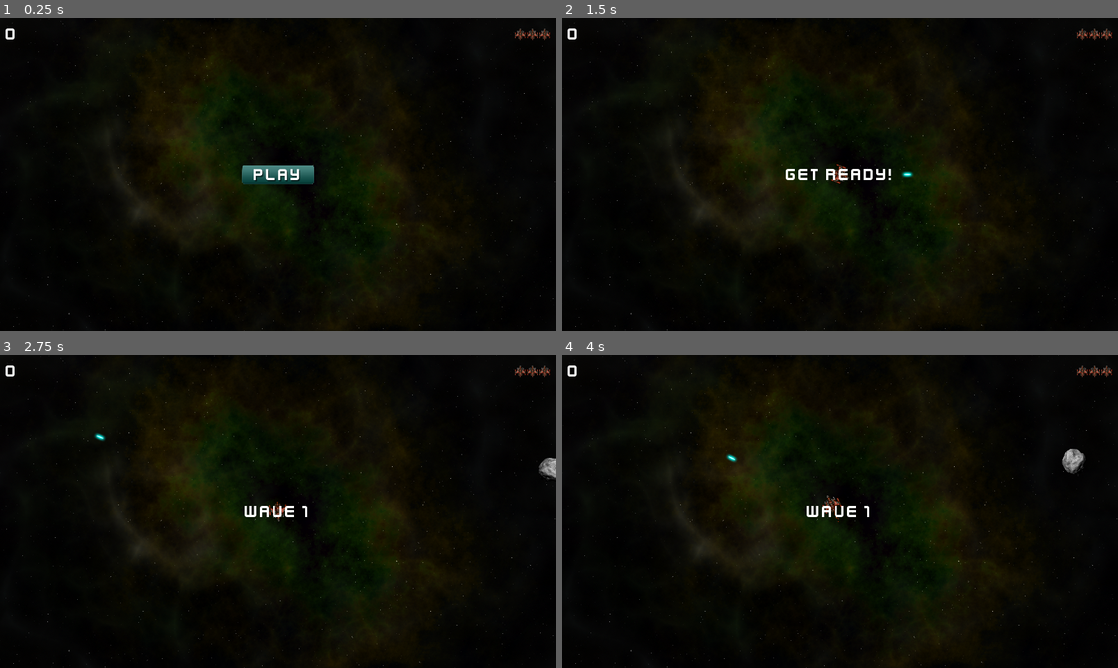
Above: before the commit, frames 1-4 (two rows, left to right).
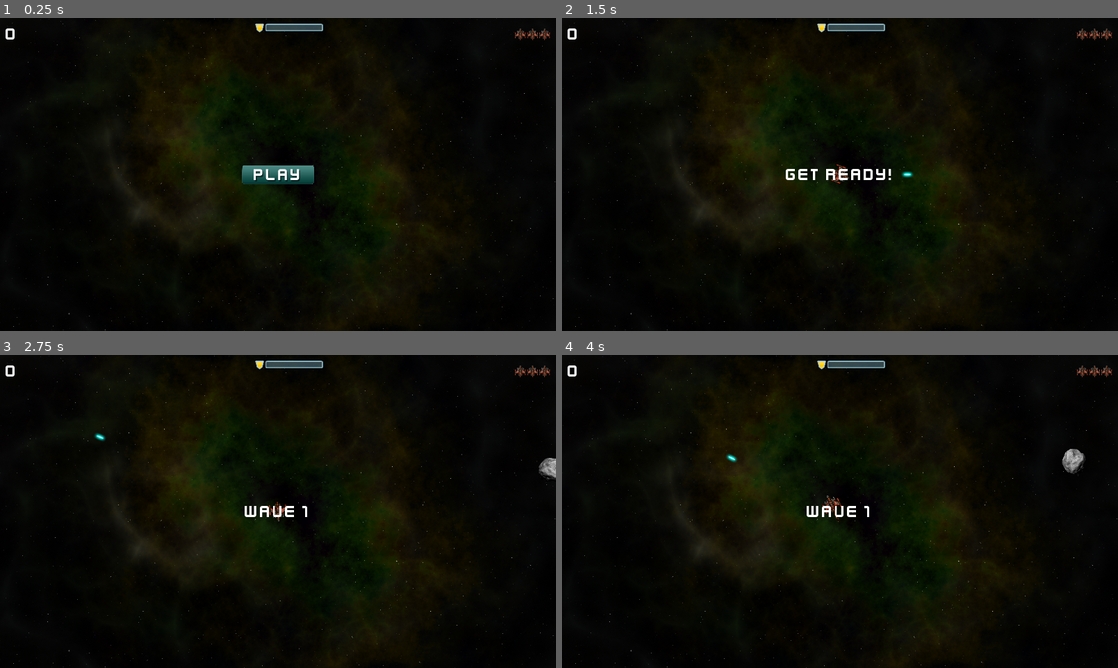
Above: after the commit, the same moments.

Repository: arch13b4ld/godot-game-engine-projects
Game: Godot game, scene res://data/Main.tscn
Two runs of this game, one before a commit and one after it. Both use one fixed random seed, a clock stepped at 60 frames per second and the inputs below.
Inputs (mouse positions are in pixels of both pictures, inside the frame that each line leads up to):
- Up to frame 1 (0.25 s): no input
- Up to frame 2 (1.5 s): click (840, 174) at 0.5 s; tap Enter at 1.25 s; hold Right (rotate_right) from 1.28 s (still down); hold Space (shoot) from 1.28 s (still down)
- Up to frame 3 (2.75 s): release Right (rotate_right) at 2.03 s; release Space (shoot) at 2.03 s; hold Left (rotate_left) from 2.03 s (still down); tap Space (shoot) at 2.1 s
- Up to frame 4 (4 s): release Left (rotate_left) at 2.78 s; hold Right (rotate_right) 2.78-3.53 s; hold Space (shoot) 2.78-3.53 s; hold W (thrust) from 3.53 s (still down); tap Space (shoot) at 3.6 s

The runs differ from the first frame. In frame 1, 0.3% of the frame differs, in the area x 45-59%, y 1-5%; in frame 2, 0.3%; in frame 3, 0.3%; in frame 4, 0.3%.

Commit message:
Added shield graphics to HUD scene

Diff:
--- a/04-space-rocks/data/Main.tscn
+++ b/04-space-rocks/data/Main.tscn
@@ -55,6 +55,9 @@
 stream = ExtResource( 7 )
 [connection signal="dead" from="Player" to="." method="game_over"]
 [connection signal="lives_changed" from="Player" to="HUD" method="update_lives"]
+[connection signal="shield_changed" from="Player" to="HUD" method="update_shieldbar"]
 [connection signal="shoot" from="Player" to="." method="_on_Player_shoot"]
 [connection signal="start_game" from="HUD" to="." method="new_game"]
 [connection signal="timeout" from="TimerEnemy" to="." method="_on_TimerEnemy_timeout"]
+
+[editable path="HUD"]
--- a/04-space-rocks/data/player/Player.gd
+++ b/04-space-rocks/data/player/Player.gd
@@ -108,9 +108,9 @@
 		$Explosion/AnimationPlayer.play("explosion")
 		self.shield -= body.size * 25
 
-		if lives <= 0:
+	if lives <= 0:
 			set_state(State.DEAD)
-		else:
+	else:
 			set_state(State.INVULNERABLE)
 
 func _on_AnimationPlayer_animation_finished(_anim_name):
--- a/04-space-rocks/data/ui/HUD.gd
+++ b/04-space-rocks/data/ui/HUD.gd
@@ -3,11 +3,23 @@
 signal start_game
 
 var lives_counter = []
+var ShieldBar
+var red_bar = preload("res://assets/barHorizontal_red_mid 200.png")
+var green_bar = preload("res://assets/barHorizontal_green_mid 200.png")
+var yellow_bar = preload("res://assets/barHorizontal_yellow_mid 200.png")
 
 func game_over():
 	show_message("Game Over :(")
 	yield($TimerMessage, "timeout")
 	$ButtonStart.show()
+
+func update_shieldbar(value):
+	ShieldBar.texture_progress = green_bar
+	if value < 40:
+		ShieldBar.texture_progress = red_bar
+	elif value < 70:
+		ShieldBar.texture_progress = yellow_bar
+	ShieldBar.value = value
 
 func update_lives(value):
 	for life in range(lives_counter.size()):
@@ -35,3 +47,4 @@
 		$MarginContainer/HBoxContainer/LivesCounter/Life2,
 		$MarginContainer/HBoxContainer/LivesCounter/Life3,
 	]
+	ShieldBar = $MarginContainer/HBoxContainer/ProgressShield
--- a/04-space-rocks/data/ui/HUD.tscn
+++ b/04-space-rocks/data/ui/HUD.tscn
@@ -1,10 +1,13 @@
-[gd_scene load_steps=8 format=2]
+[gd_scene load_steps=11 format=2]
 
 [ext_resource path="res://assets/kenvector_future_thin.ttf" type="DynamicFontData" id=1]
 [ext_resource path="res://assets/player_small.png" type="Texture" id=2]
 [ext_resource path="res://assets/play_button.png" type="Texture" id=3]
 [ext_resource path="res://assets/play_button_h.png" type="Texture" id=4]
 [ext_resource path="res://data/ui/HUD.gd" type="Script" id=5]
+[ext_resource path="res://assets/shield_gold.png" type="Texture" id=6]
+[ext_resource path="res://assets/glassPanel_200.png" type="Texture" id=7]
+[ext_resource path="res://assets/barHorizontal_green_mid 200.png" type="Texture" id=8]
 
 [sub_resource type="DynamicFont" id=1]
 size = 64
@@ -34,11 +37,25 @@
 margin_bottom = 92.0
 
 [node name="LabelScore" type="Label" parent="MarginContainer/HBoxContainer"]
-margin_right = 1754.0
+margin_right = 858.0
 margin_bottom = 72.0
 size_flags_horizontal = 3
 custom_fonts/font = SubResource( 1 )
 text = "0"
+
+[node name="TextureRect" type="TextureRect" parent="MarginContainer/HBoxContainer"]
+margin_left = 862.0
+margin_right = 892.0
+margin_bottom = 72.0
+texture = ExtResource( 6 )
+
+[node name="ProgressShield" type="TextureProgress" parent="MarginContainer/HBoxContainer"]
+margin_left = 896.0
+margin_right = 1754.0
+margin_bottom = 72.0
+size_flags_horizontal = 3
+texture_over = ExtResource( 7 )
+texture_progress = ExtResource( 8 )
 
 [node name="LivesCounter" type="HBoxContainer" parent="MarginContainer/HBoxContainer"]
 margin_left = 1758.0
